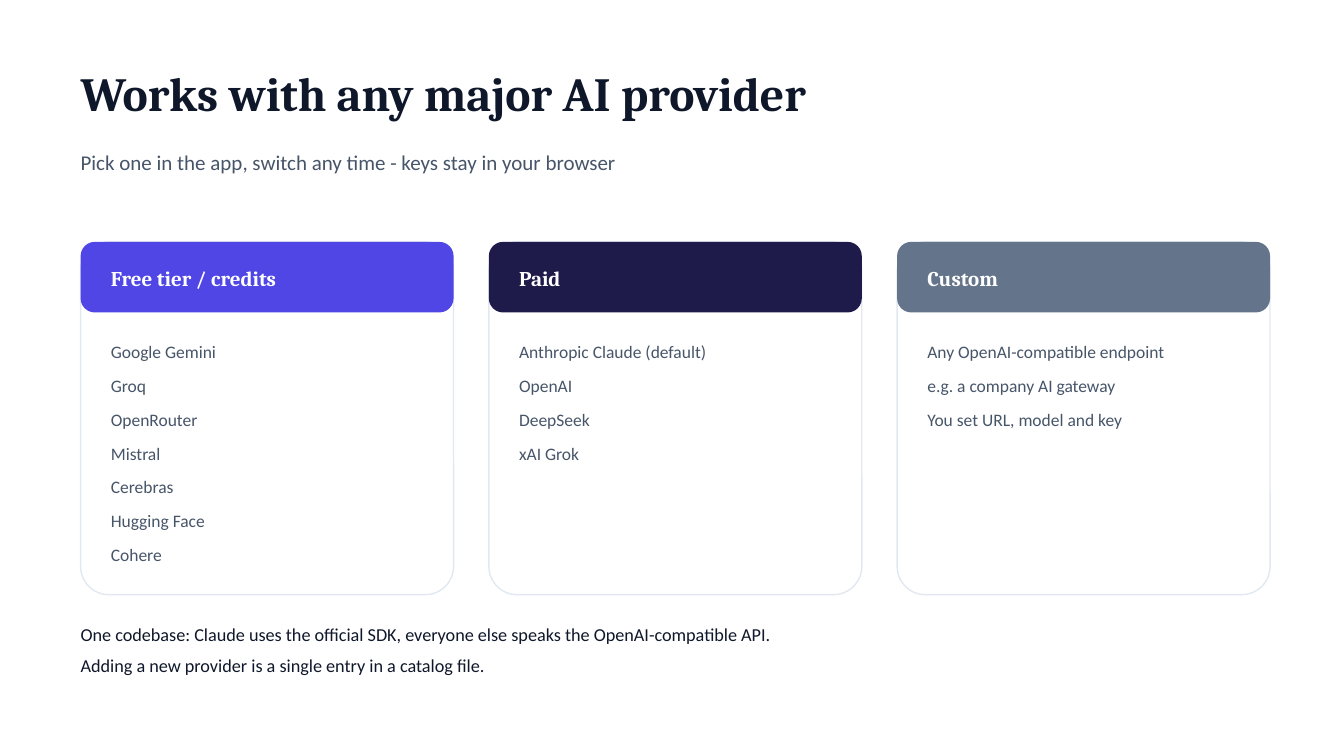
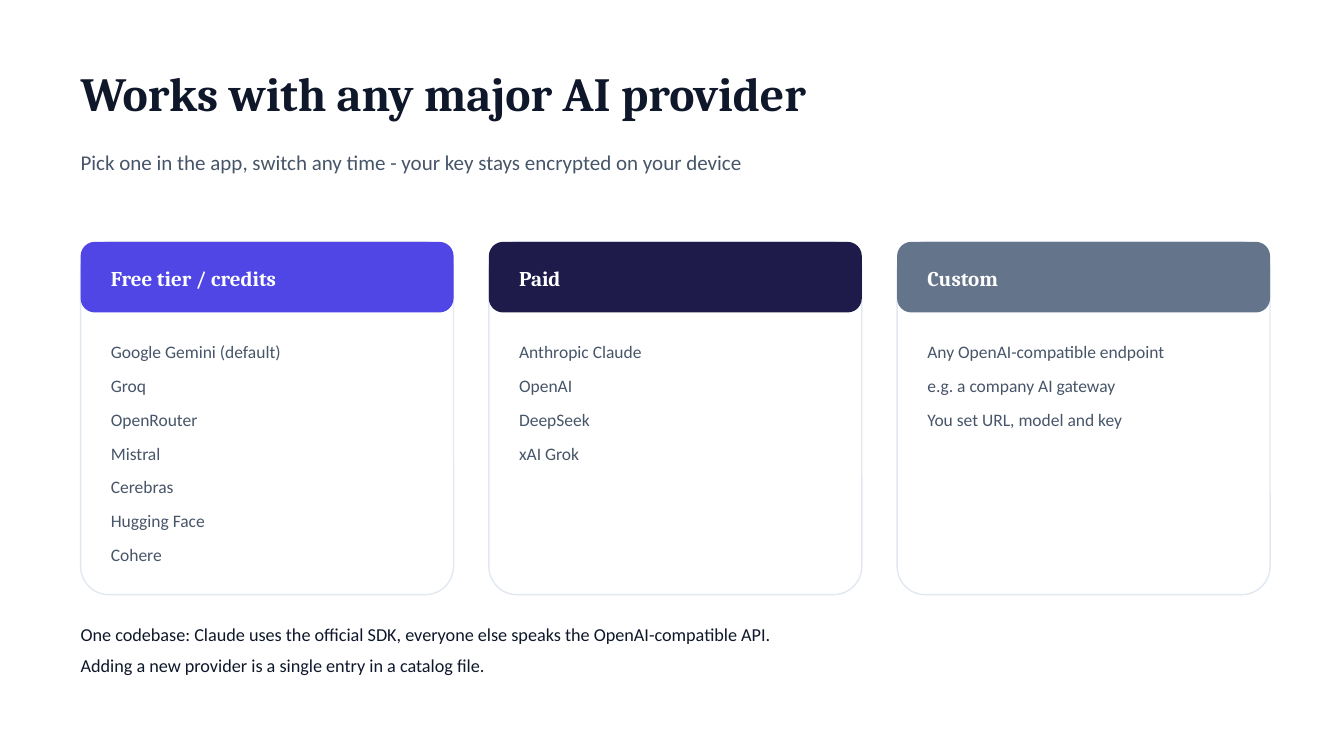
Before and after one commit to sohelPathanHarbinger/skill_path, a slide deck: slide 10 of docs/SkillPath-Presentation.pptx. Drawn at 1344x756 pixels with LibreOffice and Linux fonts; fonts in the diff are those of the drawing. Boxes give left, top, right and bottom in pixels: in the first picture for what was removed or moved away, otherwise in the second. Text is boxed around its words. In the diff, an @@ line names an element or a change of style, - is before the commit and + after.

```diff
--- a/docs/SkillPath-Presentation.pptx
+++ b/docs/SkillPath-Presentation.pptx
@@ text at [81,155,741,174]: text changed @@
-Pick one in the app, switch any time - keys stay in your browser
+Pick one in the app, switch any time - your key stays encrypted on your device
@@ text at [111,345,281,361]: text changed @@
-Google Gemini
+Google Gemini (default)
@@ text at [519,346,642,361]: text changed @@
-Anthropic Claude (default)
+Anthropic Claude
```
Also in this commit, not shown: 7 other slides changed, 1 slide added, 26 other files.
